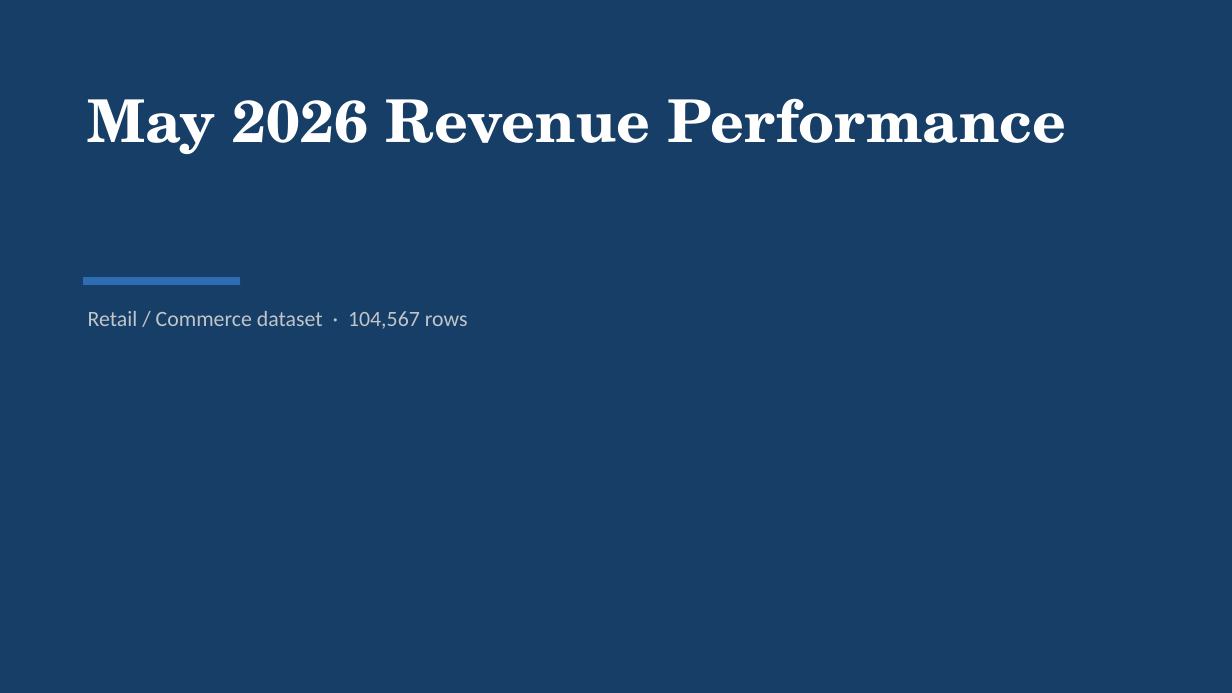
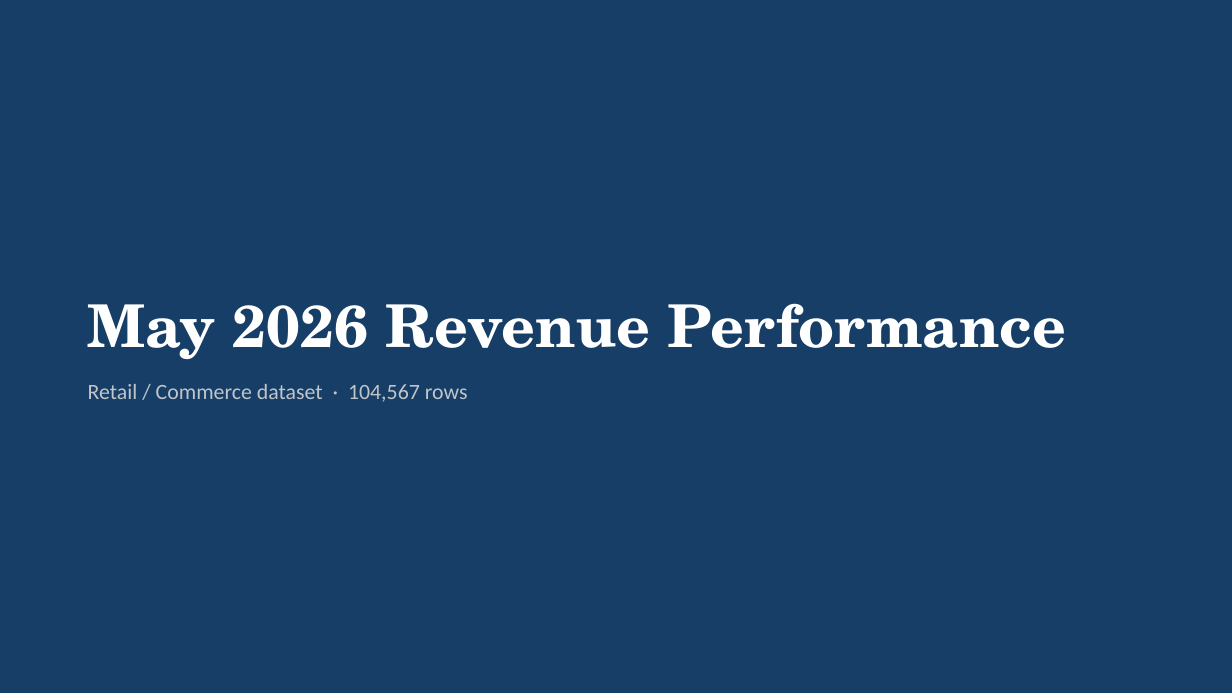
Before and after one commit to AronSarosi/ai-report-generator, a slide deck: slide 1 of app/examples/retail_sales/report.pptx. Drawn at 1232x693 pixels with LibreOffice and Linux fonts; fonts in the diff are those of the drawing. Boxes give left, top, right and bottom in pixels: in the first picture for what was removed or moved away, otherwise in the second. Text is boxed around its words. In the diff, an @@ line names an element or a change of style, - is before the commit and + after.

```diff
--- a/app/examples/retail_sales/report.pptx
+++ b/app/examples/retail_sales/report.pptx
@@ text "May 2026 Revenue Performance": place and size @@
-text "May 2026 Revenue Performance" at box(88, 98, 1066, 154)
+text "May 2026 Revenue Performance" at box(88, 303, 1066, 402)
@@ text "May 2026 Revenue Performance" at box(88, 303, 1066, 402): vertical alignment top to middle @@
@@ rectangle removed at box(83, 277, 240, 285) @@
@@ text at box(88, 303, 1066, 359): more space between paragraphs @@
@@ text removed at box(88, 311, 468, 329) @@
-Retail / Commerce dataset · 104,567 rows
@@ text at box(88, 384, 468, 402): paragraph added @@
+Retail / Commerce dataset · 104,567 rows
```
Also in this commit, not shown: 14 other files.
